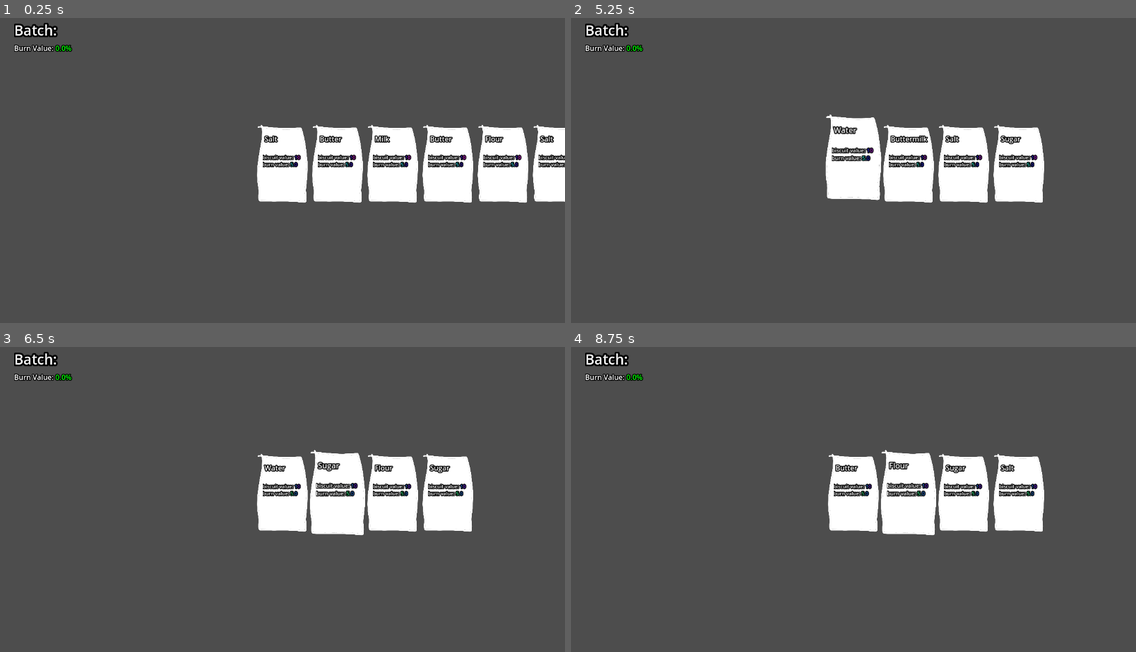
Above: before the commit, frames 1-4 (two rows, left to right).
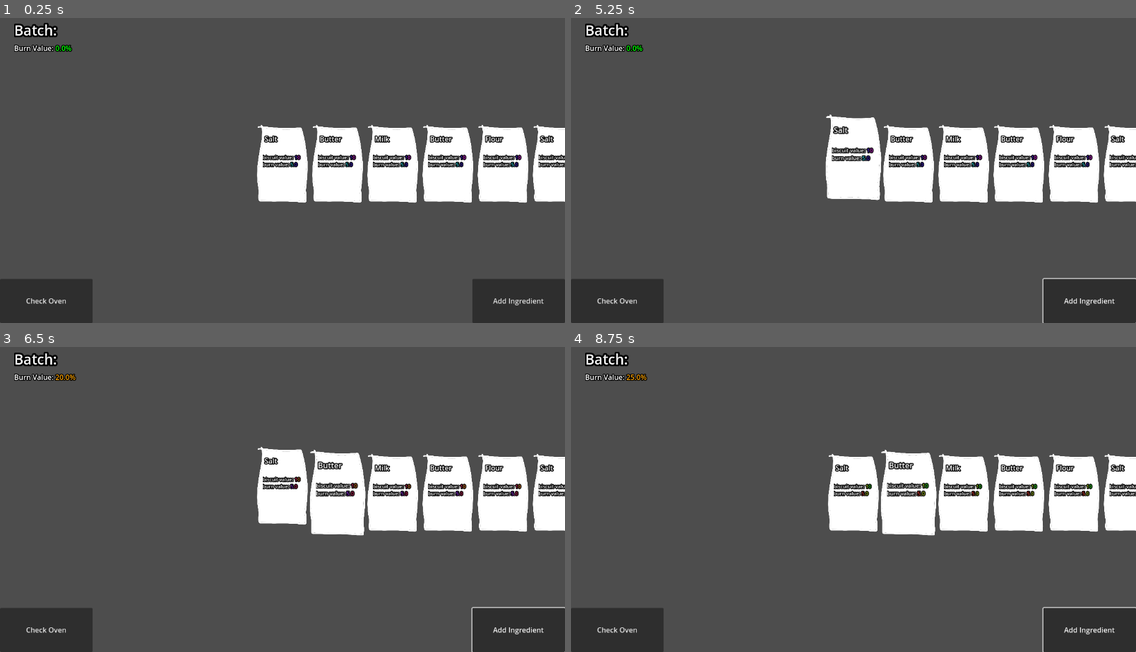
Above: after the commit, the same moments.

Repository: Linkerpink/Risk-It-For-The-Biscuit
Game: Godot game, scene res://scenes/PointAccumalation.tscn
The game is run twice, just before and just after one commit, with the same random seed, the same clock (stepped at 60 frames per second) and the same inputs.
Inputs (mouse positions are in pixels of both pictures, inside the frame that each line leads up to):
- Up to frame 1 (0.25 s): no input
- Up to frame 2 (5.25 s): click (616, 301) at 0.5 s, where only the run after the commit has a clickable "Check Oven"; click (1090, 301) at 1.25 s, where only the run after the commit has a clickable "Add Ingredient"; click (616, 301) at 2 s, where only the run after the commit has a clickable "Check Oven"; click (1090, 301) at 2.75 s, where only the run after the commit has a clickable "Add Ingredient"; click (616, 301) at 3.5 s, where only the run after the commit has a clickable "Check Oven"; click (1090, 301) at 4.25 s, where only the run after the commit has a clickable "Add Ingredient"; tap Enter (ui_accept) at 5 s; move the mouse to (853, 164) at 5.02 s; click (853, 164) at 5.1 s
- Up to frame 3 (6.5 s): tap Enter (ui_accept) at 5.27, 5.57, 6.02, 6.05, 6.32 s; right-click (282, 493) at 5.3 s; move the mouse to (339, 493) at 5.77 s; right-click (339, 493) at 5.85 s
- Up to frame 4 (8.75 s): tap Enter (ui_accept) at 6.6, 7.52, 7.82, 8.27, 8.3, 8.57 s; click (910, 493) at 6.8 s; move the mouse to (910, 487) at 7.27 s; click (910, 487) at 7.35 s; right-click (910, 487) at 7.55 s; move the mouse to (910, 493) at 8.02 s; right-click (910, 493) at 8.1 s; tap = (debug_add_biscuit_value) at 8.65 s

The runs differ from the first frame. In frame 1, 4.6% of the frame differs, in the area x 0-100%, y 85-100%; in frame 2, 8.3%; in frame 3, 9.4%, in the area x 0-100%, y 8-100%; in frame 4, 8.6%.
Error after the commit: Invalid access to property or key 'ingredient' on a base object of type 'Nil'. (res://scripts/IngredientUI.gd:10)

Commit message:
ingredient selecting

Diff:
--- a/scenes/PointAccumalation.tscn
+++ b/scenes/PointAccumalation.tscn
@@ -12,7 +12,9 @@
 unique_name_in_owner = true
 
 [node name="Batch Manager" parent="." instance=ExtResource("2_b1bht")]
+unique_name_in_owner = true
 
 [node name="Hand Manager" parent="." instance=ExtResource("1_qttiy")]
+unique_name_in_owner = true
 
 [node name="Camera2D" type="Camera2D" parent="."]
--- a/scenes/ingredient_ui.tscn
+++ b/scenes/ingredient_ui.tscn
@@ -1,4 +1,6 @@
-[gd_scene format=3 uid="uid://bu077p3vay2kx"]
+[gd_scene load_steps=2 format=3 uid="uid://bu077p3vay2kx"]
+
+[ext_resource type="Script" uid="uid://c26n50ectl26j" path="res://scripts/IngredientUI.gd" id="1_4s6a7"]
 
 [node name="Ingredient UI" type="Control"]
 layout_mode = 3
@@ -8,6 +10,7 @@
 grow_horizontal = 2
 grow_vertical = 2
 mouse_filter = 2
+script = ExtResource("1_4s6a7")
 
 [node name="MarginContainer" type="MarginContainer" parent="."]
 layout_mode = 1
@@ -49,3 +52,31 @@
 theme_override_constants/outline_size = 8
 bbcode_enabled = true
 text = "Burn Value: [shake][color=orange]35%"
+
+[node name="Check Oven Button" type="Button" parent="."]
+custom_minimum_size = Vector2(20, 100)
+layout_mode = 1
+anchors_preset = 2
+anchor_top = 1.0
+anchor_bottom = 1.0
+offset_top = -100.0
+offset_right = 210.0
+grow_vertical = 0
+text = "Check Oven"
+
+[node name="Add Ingredient Button" type="Button" parent="."]
+custom_minimum_size = Vector2(20, 100)
+layout_mode = 1
+anchors_preset = 3
+anchor_left = 1.0
+anchor_top = 1.0
+anchor_right = 1.0
+anchor_bottom = 1.0
+offset_left = -210.0
+offset_top = -100.0
+grow_horizontal = 0
+grow_vertical = 0
+text = "Add Ingredient"
+
+[connection signal="pressed" from="Check Oven Button" to="." method="_on_check_oven_button_pressed"]
+[connection signal="pressed" from="Add Ingredient Button" to="." method="_on_add_ingredient_button_pressed"]
--- a/scripts/BatchManager.gd
+++ b/scripts/BatchManager.gd
@@ -1,4 +1,5 @@
 extends Node2D
+class_name BatchManager
 
 var batch_biscuit_value : int = 0
 var batch_burn_value : float = 0
@@ -6,25 +7,20 @@
 @onready var biscuit_value_text : RichTextLabel = $"../CanvasLayer/Ingredient UI/MarginContainer/VBoxContainer/Biscuit Value Text"
 @onready var burn_value_text : RichTextLabel = $"../CanvasLayer/Ingredient UI/MarginContainer/VBoxContainer/Burn Value Text"
 
+var ingredients : Array[Ingredient] = []
+
 func _ready() -> void:
 	_change_biscuit_value_text()
 	_change_burn_value_text()
 
 func _process(delta: float) -> void:
-	if Input.is_action_just_pressed("debug_add_biscuit_value"):
-		change_batch_biscuit_value(50)
-
-	if Input.is_action_just_pressed("debug_remove_biscuit_value"):
-		change_batch_biscuit_value(-50)
-
 	if Input.is_action_just_pressed("debug_toggle_biscuit_text"):
 		biscuit_value_text.show()
 
-	if Input.is_action_just_pressed("left_click"):
-		change_batch_burn_value(-15)
-
-	if Input.is_action_just_pressed("right_click"):
-		change_batch_burn_value(15)
+func add_ingredient(_ingredient : Ingredient):
+	ingredients.insert(ingredients.size(), _ingredient)
+	change_batch_biscuit_value(_ingredient.biscuit_value)
+	change_batch_burn_value(_ingredient.burn_value)
 
 #region Biscuits
 func change_batch_biscuit_value(_amount : int):
--- a/scripts/HandManager.gd
+++ b/scripts/HandManager.gd
@@ -21,10 +21,6 @@
 	_get_ingredients()
 	_make_deck()
 	_make_hand()
-
-func _process(delta: float) -> void:
-	if Input.is_action_just_pressed("ui_accept"):
-		get_tree().reload_current_scene()
 
 func _make_deck():
 	for i in 3: # Make sure every ingredient is added at least 3 times to the deck
--- /dev/null
+++ b/scripts/IngredientUI.gd
@@ -0,0 +1,10 @@
+extends Control
+
+@onready var batch_manager : BatchManager = %"Batch Manager"
+@onready var hand_manager : HandManager = %"Hand Manager"
+
+func _on_check_oven_button_pressed() -> void:
+	pass # Replace with function body.
+
+func _on_add_ingredient_button_pressed() -> void:
+	batch_manager.add_ingredient(hand_manager.selected_card.ingredient)
Not shown: 1 places in scenes/TEST_SCENES/quota_test_scene.tscn that only renumber resources
Not shown, added: scripts/IngredientUI.gd.uid
